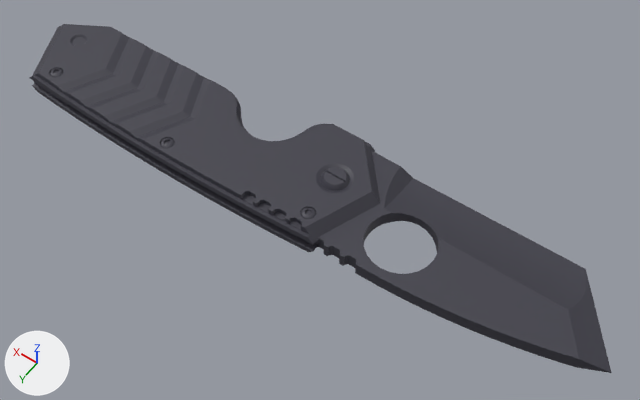
Two versions of the FBX model knife.fbx, one commit apart.
One viewpoint serves both versions: a 50 mm camera at (-0.0449, 0.1429, 0.1789) aimed at (0.0321, 0.0351, 0.0094). Lighting does not change. The marker at lower left points along +X, +Y and +Z. Where no turn or scale is listed for an object, it has been applied to the vertices.

The first picture shows 'blade_geo', 'handle_geo'.
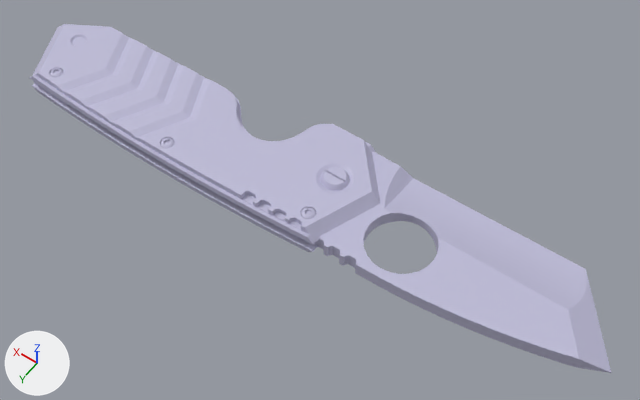
The change in detail:
Material 'knife_metal_mat' (mat_knife_metal_mat) changes colour from dark grey #3f3e48 to light grey #bebcd7; in linear values from (0.049, 0.0478, 0.0649) to (0.515, 0.502, 0.682).

What differs and where, as boxes [x1, y1, x2, y2] in the pictures (640 x 400 px):
'handle_geo', recoloured (grey to white): [29, 24, 380, 252] in both
'blade_geo', recoloured (grey to white): [291, 151, 611, 373] in both
